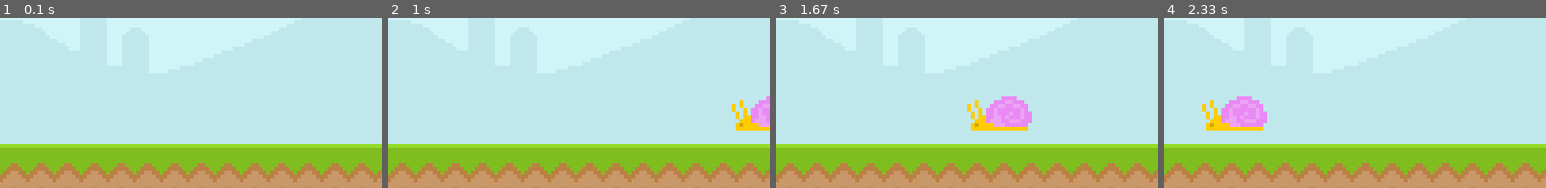
Above: before the commit, frames 1-4 (left to right).
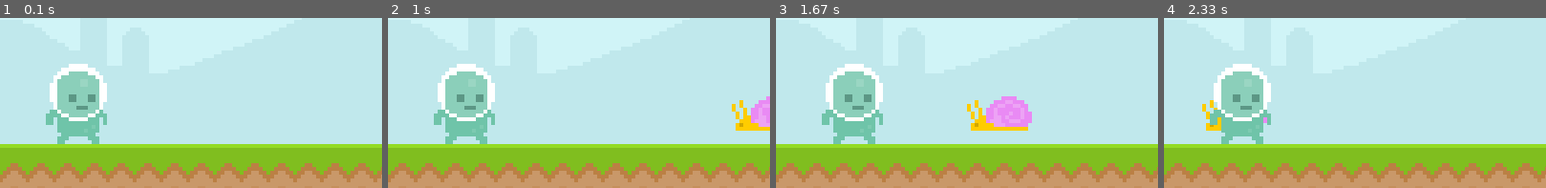
Above: after the commit, the same moments.

Repository: Phvr06/pygame-tutorial
Game: pygame game, started from main.py
The game is run twice, just before and just after one commit, with the same random seed, the same clock (stepped at 60 frames per second) and the same inputs.
Inputs:
- Up to frame 1 (0.1 s): no input
- Up to frame 2 (1 s): no input
- Up to frame 3 (1.67 s): no input
- Up to frame 4 (2.33 s): no input
The pictures show only the part of the screen within x 0-50%, y 35-85%; the shares and areas given below are measured in that part.

The runs differ from the first frame. In frame 1, 5.6% of the frame differs, in the area x 12-28%, y 26-75%; in frame 2, 5.6%; in frame 3, 5.6%; in frame 4, 5.6%.

Commit message:
retangulo jogador

Diff:
--- a/main.py
+++ b/main.py
@@ -21,6 +21,7 @@
 fonte = pygame.font.Font('font/Pixeltype.ttf', 50)
 
 # Superfícies são os elementos visuais que serão mostrados na tela
+# Retângulos são elementos utilizados para posicionar melhor superfícies
 # Superfície de céu para o fundo
 superficie_sky = pygame.image.load('graphics/Sky.png').convert()
 # Superfície de chão para o fundo
@@ -30,6 +31,10 @@
 # Superfície do inimigo
 superficie_lesma = pygame.image.load('graphics/snail/snail1.png').convert_alpha()
 lesma_x_pos = 600
+# Superfície do jogador
+superficie_player = pygame.image.load('graphics/Player/player_walk_1.png').convert_alpha()
+# Retângulo do jogador
+retangulo_player = superficie_player.get_rect(midbottom = (80, 300))
 
 while True:
     # Loop para pegar os possíveis inputs do jogador
@@ -51,6 +56,8 @@
         lesma_x_pos = 800
     # Mostra na tela a superfície da lesma
     tela.blit(superficie_lesma, (lesma_x_pos, 250))
+    # Mostra na tela a superfície do jogador
+    tela.blit(superficie_player, retangulo_player)
 
     # Atualiza a tela que foi gerada anteriormente com novas informações que tenham ocorrido durante o loop
     pygame.display.update()
